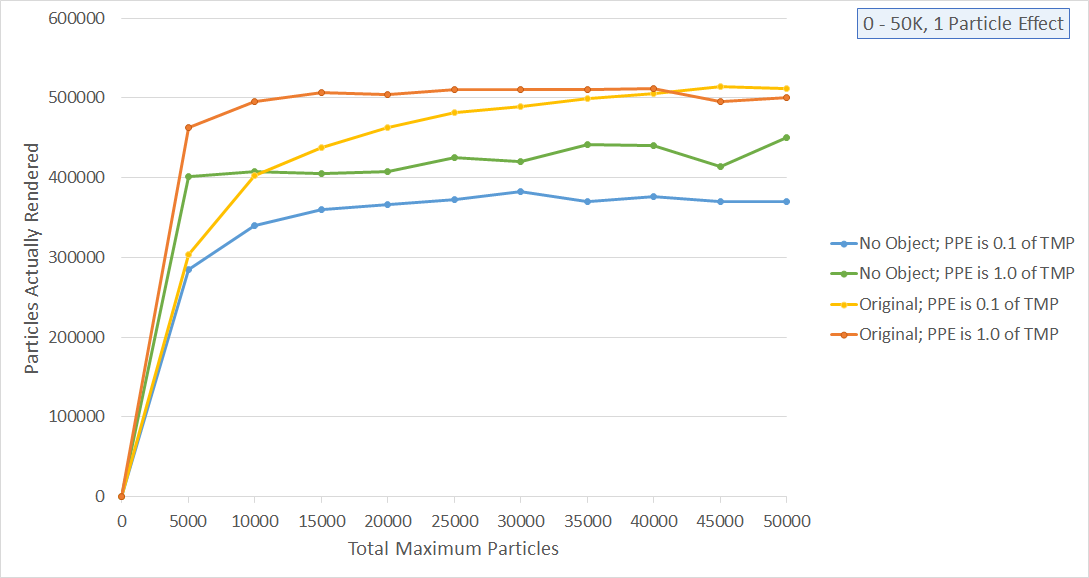
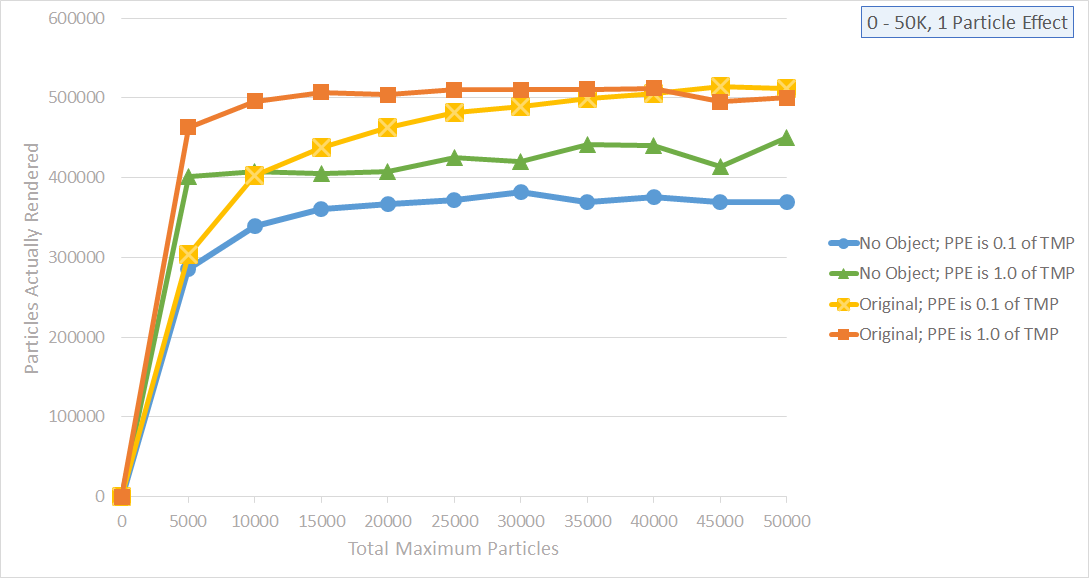
Two versions of the same layered image (1089 x 578). Layer-by-layer changes:
added layer "Layer 2" above "Layer 1" over (x1=23, y1=6, x2=1075, y2=555)
